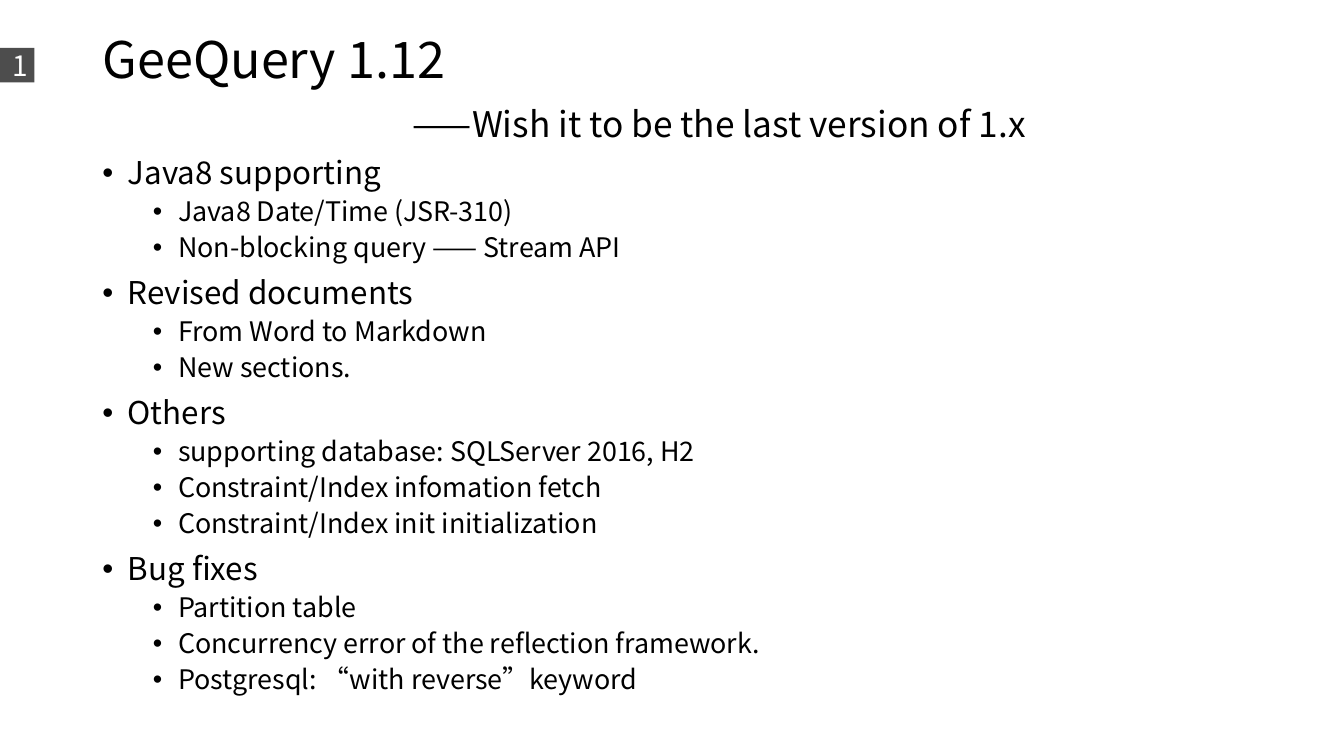
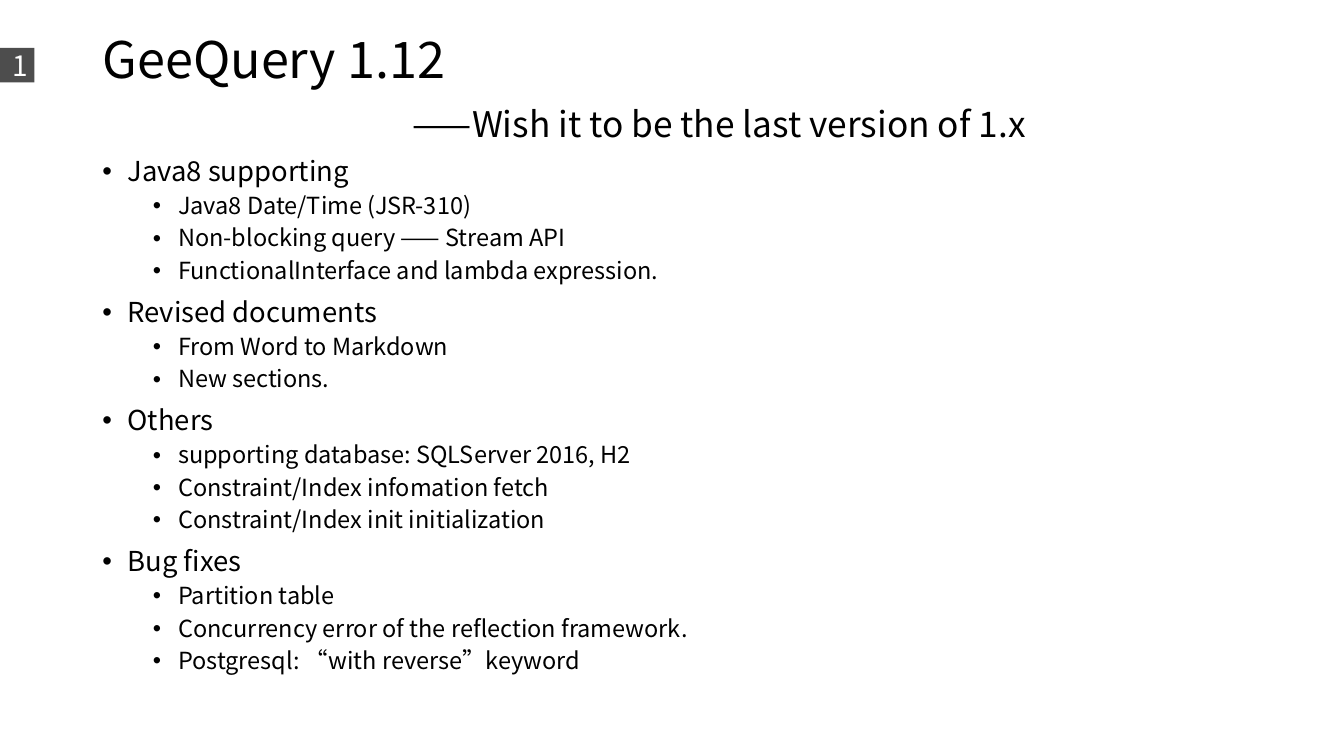
Before and after one commit to ichaolong/ef-orm, a slide deck: slide 5 of manual/Others/GQ 1.12.pptx. Drawn at 1344x756 pixels with LibreOffice and Linux fonts; fonts in the diff are those of the drawing. Boxes give left, top, right and bottom in pixels: in the first picture for what was removed or moved away, otherwise in the second. Text is boxed around its words. In the diff, an @@ line names an element or a change of style, - is before the commit and + after.

```diff
--- a/manual/Others/GQ 1.12.pptx
+++ b/manual/Others/GQ 1.12.pptx
@@ text at bbox=[128, 160, 687, 675]: size 22.4 to 19.6 pt in "Java8 supporting", "Revised documents", "Others", "Bug fixes"; size 19.2 to 16.8 pt in "Java8 Date/Time (JSR-310)", "Non-blocking query —— Stream API", "From Word to Markdown", "New sections." and 6 more places @@
@@ text at bbox=[178, 260, 659, 285]: paragraph added @@
+  • FunctionalInterface and lambda expression.
```
Also in this commit, not shown: 3 slides added.
